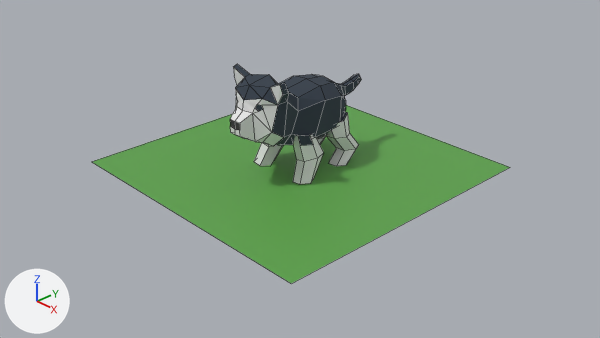
An edit to the Blender file blender/husky.blend, drawn before and after from the same camera.
Both versions are drawn from the file's camera 'Camera'. Arrows for +X, +Y and +Z are at lower left; the lights stay in place. Mesh edges are drawn as thin lines.

Names of what the first picture shows: 'Plane', 'body', 'front-leg', 'rear-leg'.
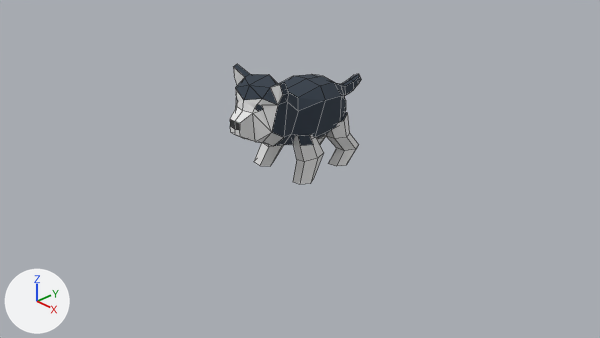
Diff of the bpy script that builds the scene:
```diff
--- a/blender/husky.blend.py
+++ b/blender/husky.blend.py
@@ ob_plane @@
 ob_plane.scale = (2.0, 2.0, 2.0)
+ob_plane.hide_set(True)
```

What differs and where, as boxes [x1, y1, x2, y2] in the pictures (600 x 338 px):
'Plane', hidden (green)
    before: [93, 105, 510, 283]
